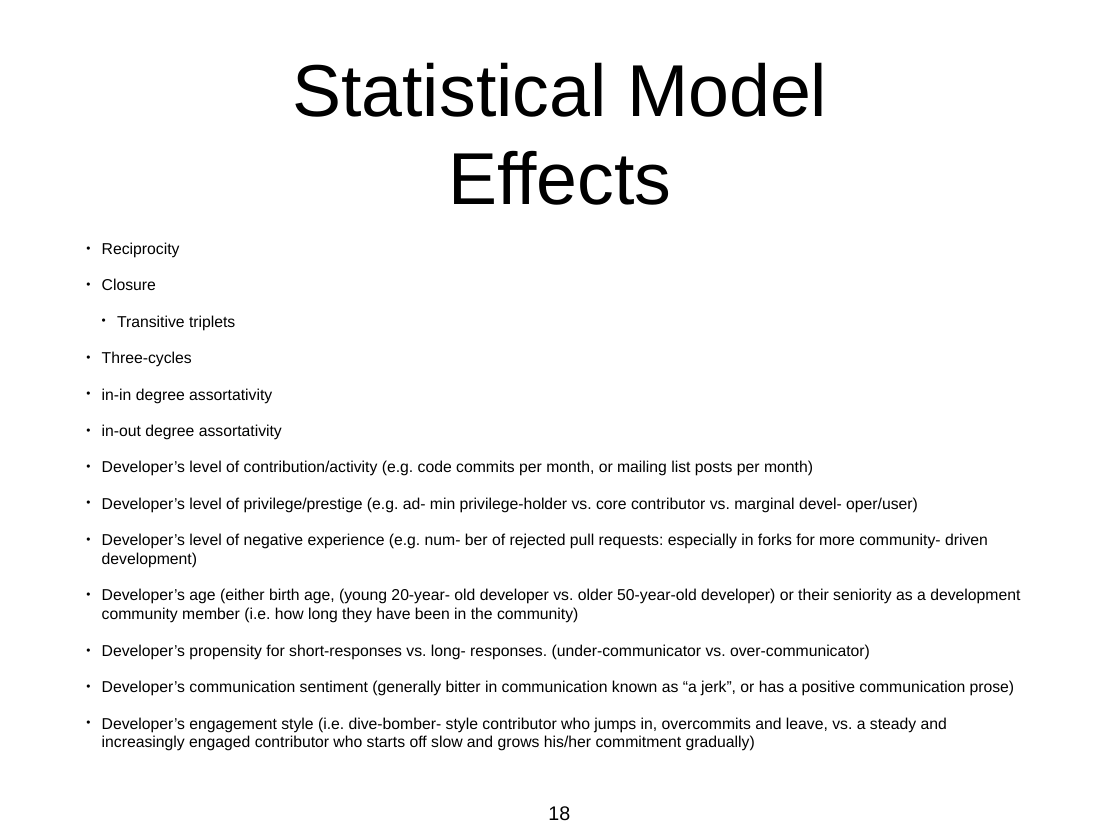
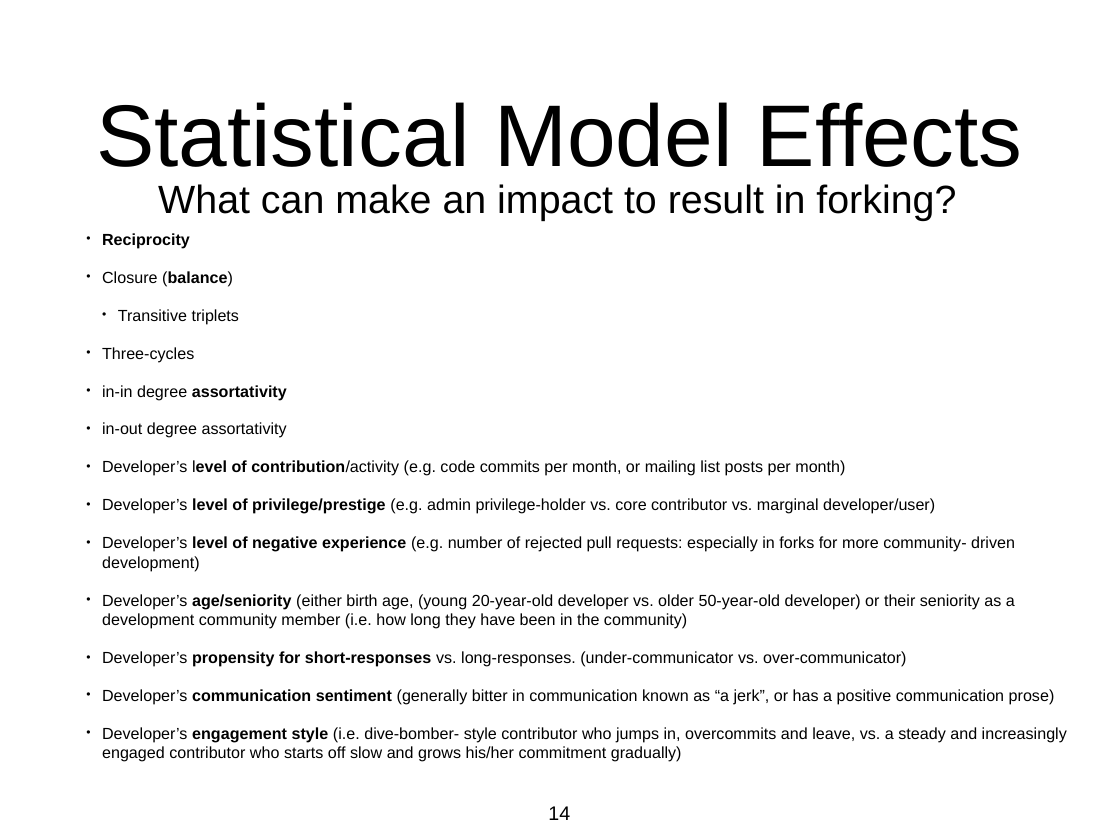
Before and after one commit to azarbakht/prelim, a slide deck: slide 14 of slides/prelim_presentation.pptx (slide 18 before the commit). Drawn at 1120x840 pixels with LibreOffice and Linux fonts; fonts in the diff are those of the drawing. Boxes give left, top, right and bottom in pixels: in the first picture for what was removed or moved away, otherwise in the second. Text is boxed around its words. In the diff, an @@ line names an element or a change of style, - is before the commit and + after.

```diff
--- a/slides/prelim_presentation.pptx
+++ b/slides/prelim_presentation.pptx
@@ title "Statistical Model Effects" at (96, 102, 1023, 167): size 67.2 to 80 pt @@
@@ text added at (158, 184, 956, 221), 36 pt, text #000000 @@
+What can make an impact to result in forking?
@@ text at (102, 233, 1067, 762): size 14.4 to 14.8 pt in "Reciprocity", "Transitive triplets", "Three-cycles", "in-in degree assortativity" and 4 more places; bold on in "Reciprocity", "assortativity", "level of contribution/activity", "communication sentiment" and 1 more places; indent changed; more space between paragraphs @@
@@ text at (102, 271, 233, 287): text changed; size 14.4 to 14.8 pt @@
-• Closure
+• Closure (balance)
@@ text at (102, 498, 1015, 667): text changed; size 14.4 to 14.8 pt @@
-• Developer’s level of privilege/prestige (e.g. ad- min privilege-holder vs. core contributor vs. marginal devel- oper/user)
-• Developer’s level of negative experience (e.g. num- ber of rejected pull requests: especially in forks for more community- driven development)
-• Developer’s age (either birth age, (young 20-year- old developer vs. older 50-year-old developer) or their seniority as a development community member (i.e. how long they have been in the community)
-• Developer’s propensity for short-responses vs. long- responses. (under-communicator vs. over-communicator)
+• Developer’s level of privilege/prestige (e.g. admin privilege-holder vs. core contributor vs. marginal developer/user)
+• Developer’s level of negative experience (e.g. number of rejected pull requests: especially in forks for more community- driven development)
+• Developer’s age/seniority (either birth age, (young 20-year-old developer vs. older 50-year-old developer) or their seniority as a development community member (i.e. how long they have been in the community)
+• Developer’s propensity for short-responses vs. long-responses. (under-communicator vs. over-communicator)
@@ page number at (548, 806, 570, 820): text changed @@
-18
+14
```
Also in this commit, not shown: 15 other slides changed, 5 slides added, 2 slides removed, 2 other files.
